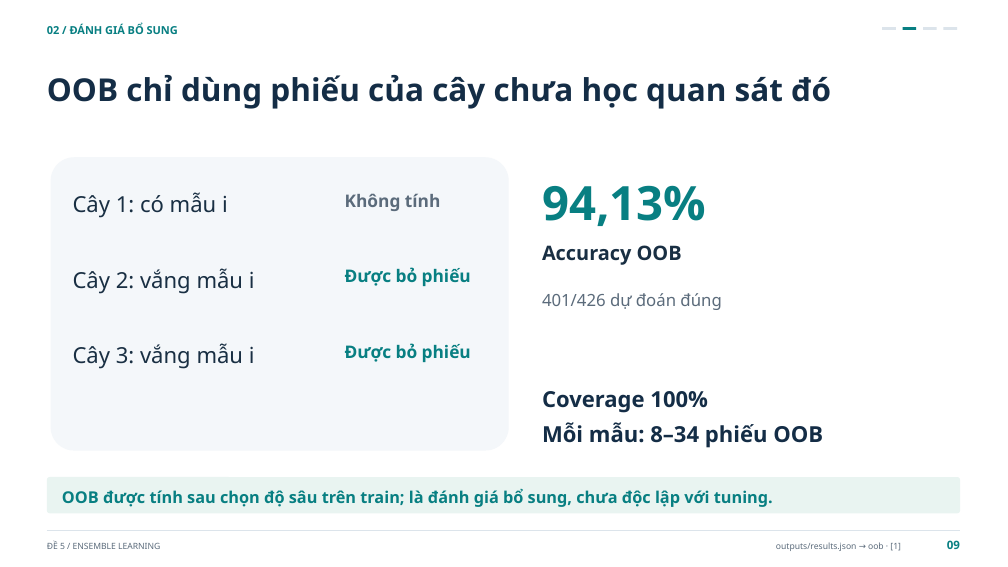
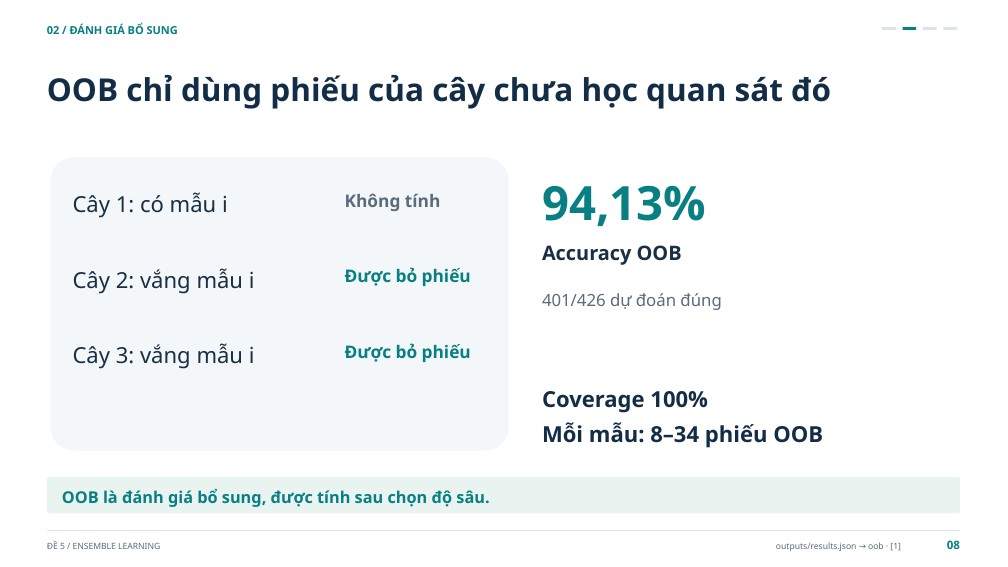
Before and after one commit to Huyngaongow/hocmaygk, a slide deck: slide 8 of De_5_Ensemble_Learning.pptx (slide 9 before the commit). Drawn at 1008x567 pixels with LibreOffice and Linux fonts; fonts in the diff are those of the drawing. Boxes give left, top, right and bottom in pixels: in the first picture for what was removed or moved away, otherwise in the second. Text is boxed around its words. In the diff, an @@ line names an element or a change of style, - is before the commit and + after.

```diff
--- a/De_5_Ensemble_Learning.pptx
+++ b/De_5_Ensemble_Learning.pptx
@@ text at (x1=62, y1=489, x2=489, y2=507): text changed @@
-OOB được tính sau chọn độ sâu trên train; là đánh giá bổ sung, chưa độc lập với tuning.
+OOB là đánh giá bổ sung, được tính sau chọn độ sâu.
```
Also in this commit, not shown: 22 other slides changed, 4 slides removed, 7 other files.
